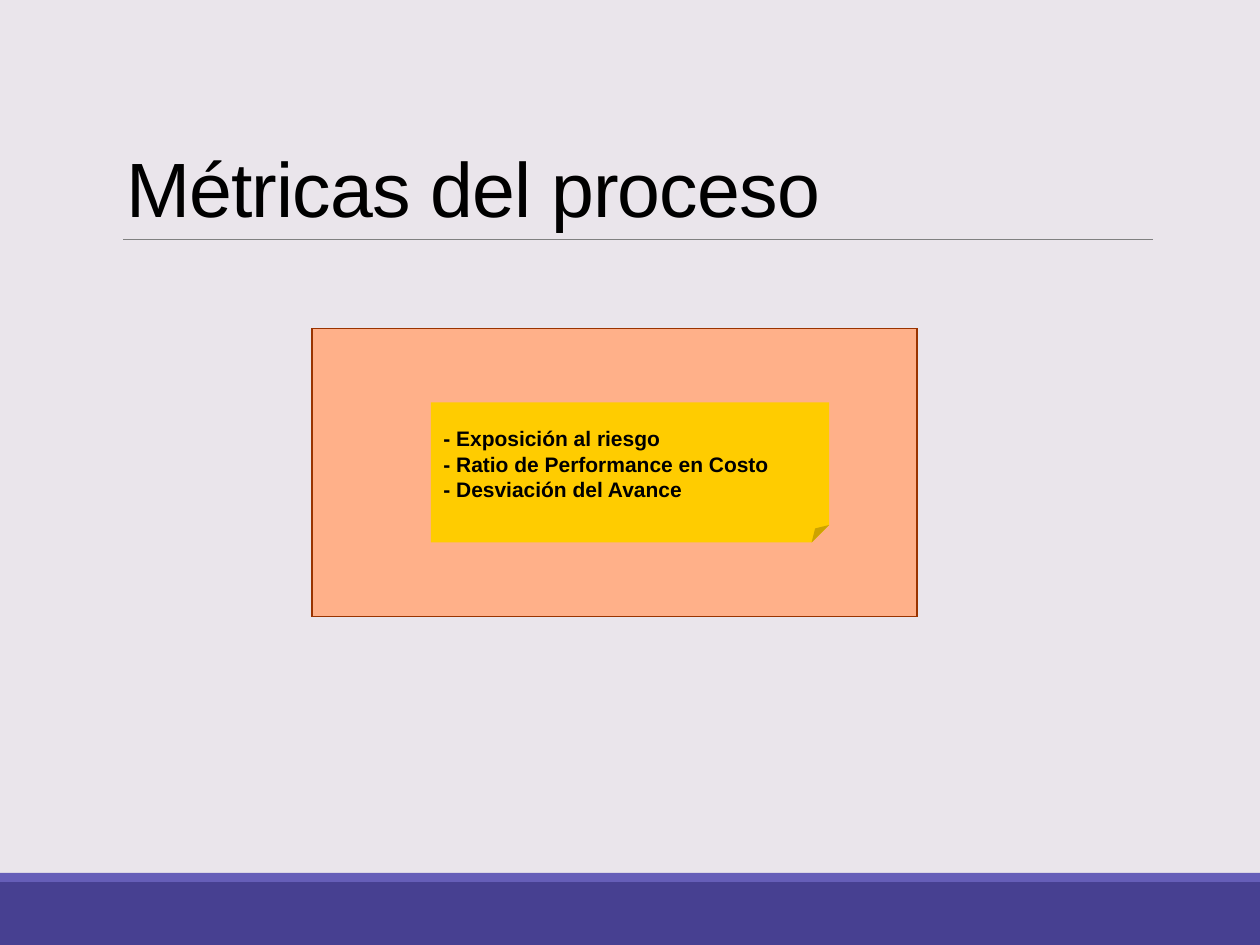
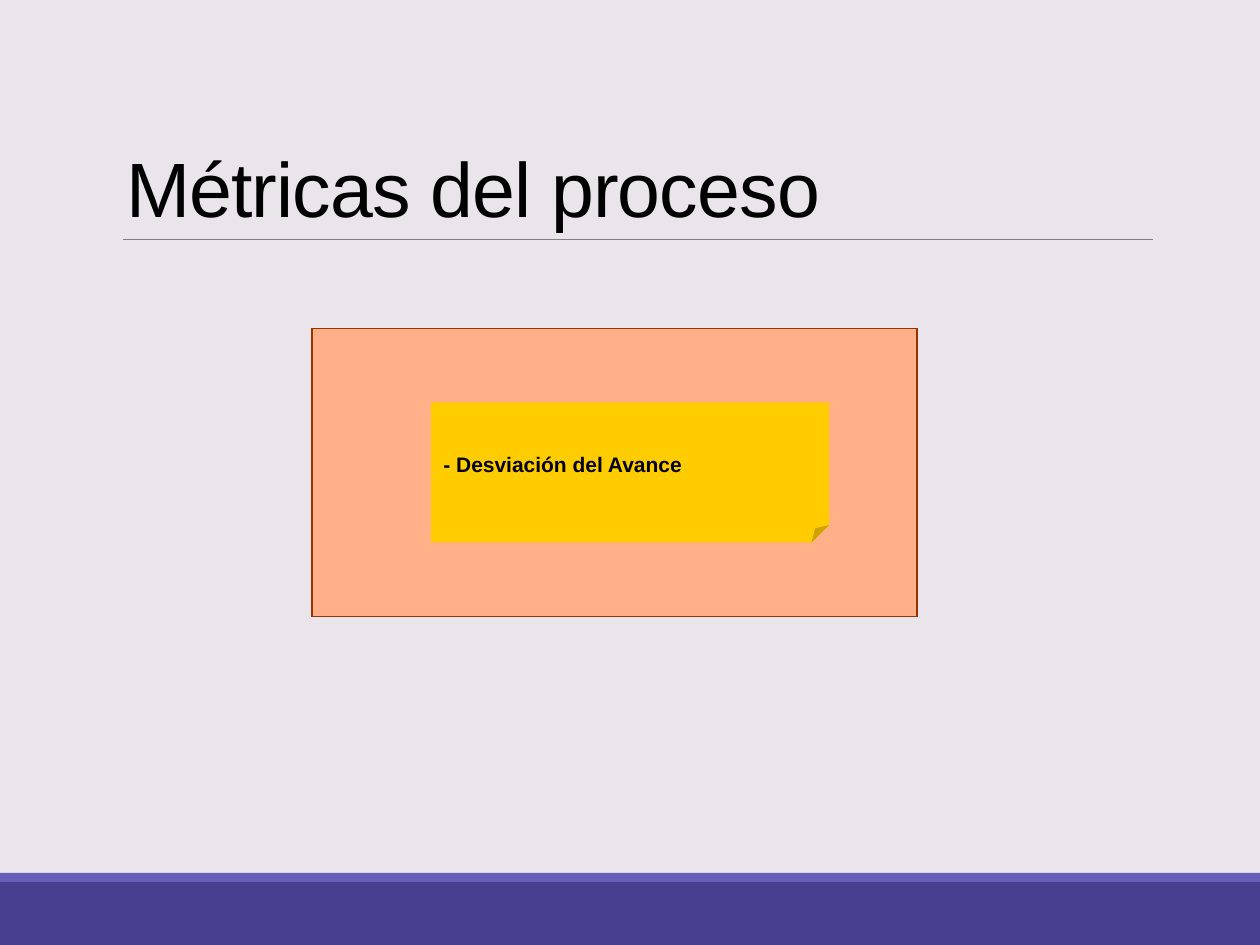
Before and after one commit to TrabajoUtp/Documentacion, a slide deck: slide 31 of Entregable 1/PGPROG_V0.2_2018.pptx. Drawn at 1260x945 pixels with LibreOffice and Linux fonts; fonts in the diff are those of the drawing. Boxes give left, top, right and bottom in pixels: in the first picture for what was removed or moved away, otherwise in the second. Text is boxed around its words. In the diff, an @@ line names an element or a change of style, - is before the commit and + after.

```diff
--- a/Entregable 1/PGPROG_V0.2_2018.pptx
+++ b/Entregable 1/PGPROG_V0.2_2018.pptx
@@ text in folded corner at (x1=456, y1=430, x2=768, y2=473): paragraphs removed @@
-- Exposición al riesgo
-- Ratio de Performance en Costo
```
Also in this commit, not shown: 22 other files.
